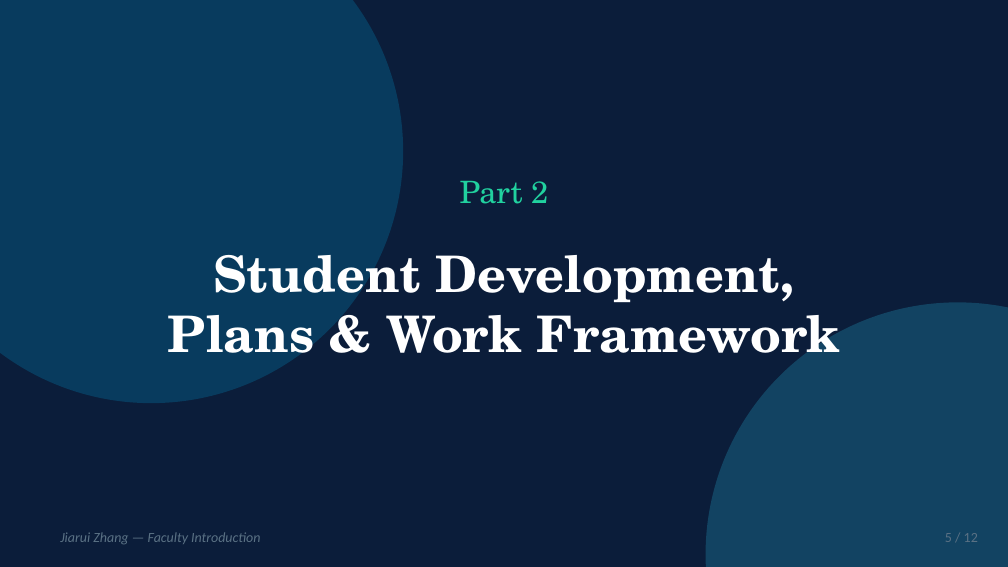
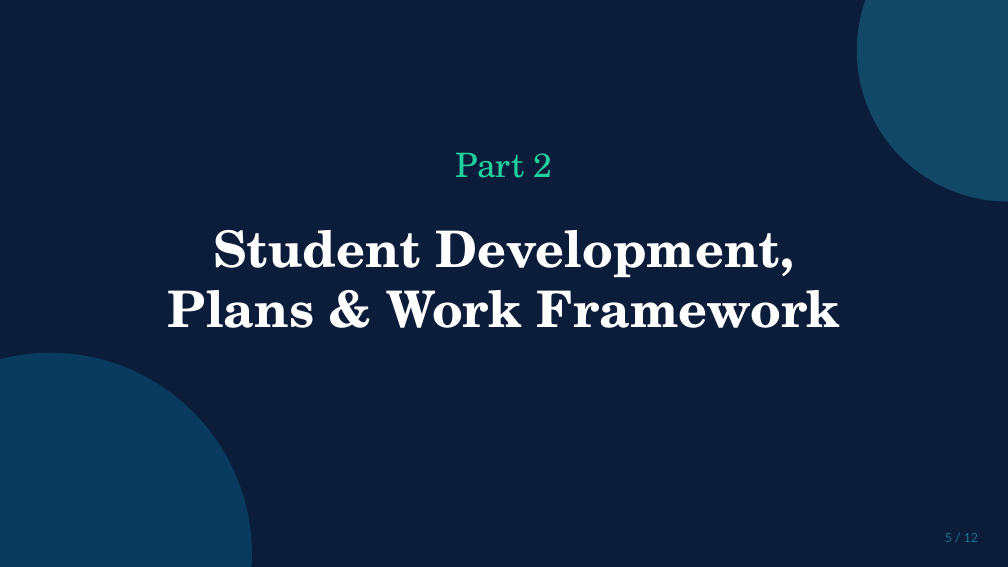
Before and after one commit to zjr506/ppttest, a slide deck: slide 5 of Faculty_Introduction.pptx. Drawn at 1008x567 pixels with LibreOffice and Linux fonts; fonts in the diff are those of the drawing. Boxes give left, top, right and bottom in pixels: in the first picture for what was removed or moved away, otherwise in the second. Text is boxed around its words. In the diff, an @@ line names an element or a change of style, - is before the commit and + after.

```diff
--- a/Faculty_Introduction.pptx
+++ b/Faculty_Introduction.pptx
@@ ellipse resized from (x1=706, y1=302, x2=1008, y2=567) to (x1=857, y1=0, x2=1008, y2=202) @@
@@ ellipse at (x1=857, y1=0, x2=1008, y2=202): fill #1C7293 at 45% opacity to #1C7293 at 50% opacity @@
@@ text "Part 2" moved from (x1=460, y1=180, x2=548, y2=204) to (x1=456, y1=152, x2=553, y2=178) @@
@@ text "Part 2" at (x1=456, y1=152, x2=553, y2=178): size 22 to 24 pt @@
@@ text "Student Development," moved from (x1=168, y1=255, x2=840, y2=353) to (x1=168, y1=230, x2=840, y2=328) @@
@@ ellipse resized from (x1=0, y1=0, x2=403, y2=403) to (x1=0, y1=353, x2=252, y2=567) @@
@@ text removed at (x1=60, y1=532, x2=260, y2=544) @@
-Jiarui Zhang — Faculty Introduction
@@ text "5 / 12" at (x1=945, y1=533, x2=978, y2=542): text colour #5A7184 to #1C7293 @@
```
Also in this commit, not shown: 10 other slides changed, 1 slide added, 1 slide removed, 1 other file.
